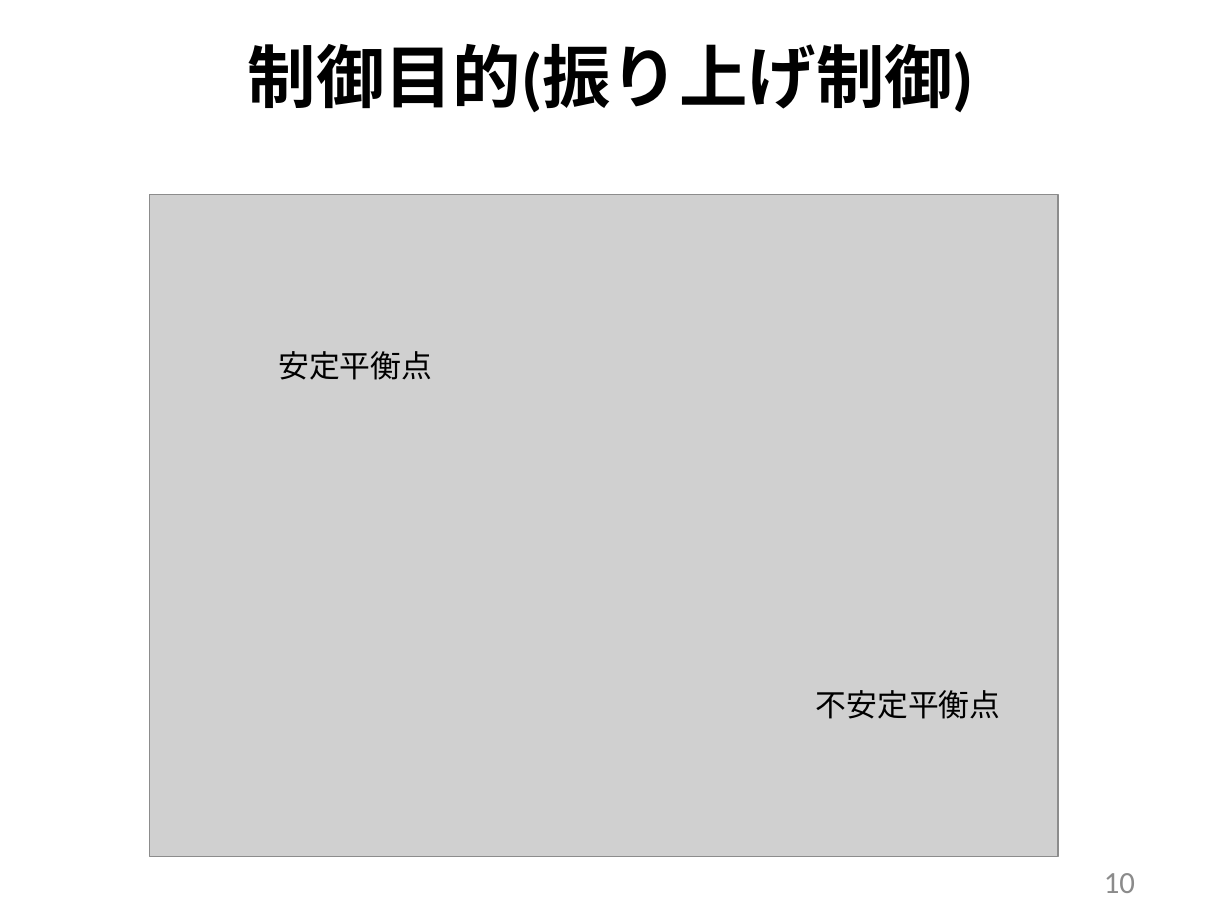
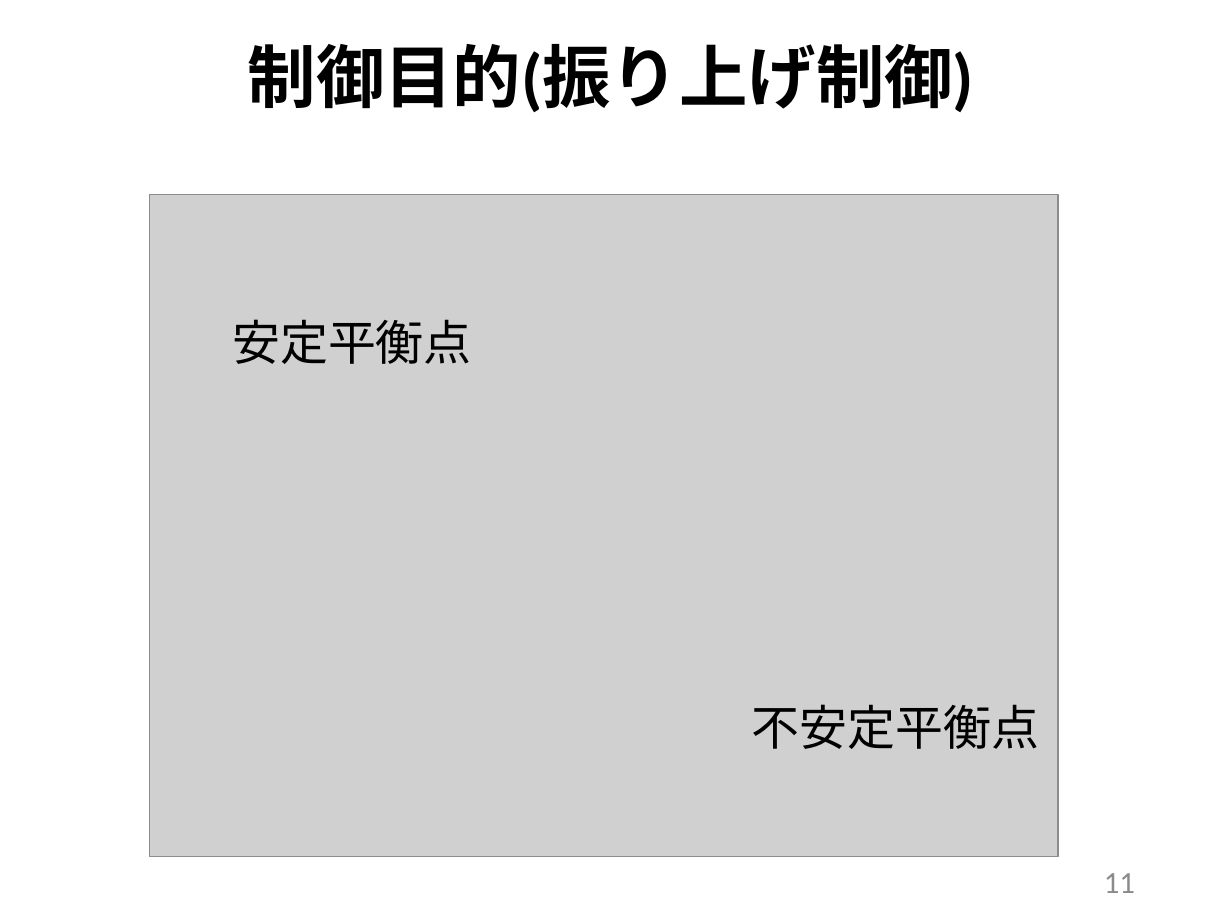
Before and after one commit to arabian9ts/Pendulum, a slide deck: slide 11 of presentation/pendulum_theory.pptx (slide 10 before the commit). Drawn at 1232x924 pixels with LibreOffice and Linux fonts; fonts in the diff are those of the drawing; grey boxes stand for pictures. Boxes give left, top, right and bottom in pixels: in the first picture for what was removed or moved away, otherwise in the second. Text is boxed around its words. In the diff, an @@ line names an element or a change of style, - is before the commit and + after.

```diff
--- a/presentation/pendulum_theory.pptx
+++ b/presentation/pendulum_theory.pptx
@@ text "安定平衡点": place and size @@
-text "安定平衡点" at box(278, 351, 432, 380)
+text "安定平衡点" at box(232, 319, 471, 364)
@@ text "安定平衡点" at box(232, 319, 471, 364): size 18 to 28 pt @@
@@ text "不安定平衡点" at box(752, 704, 1039, 749): size 18 to 28 pt @@
@@ text "不安定平衡点": place and size @@
-text "不安定平衡点" at box(816, 690, 1001, 719)
+text "不安定平衡点" at box(752, 704, 1039, 749)
@@ page number at box(1104, 873, 1135, 893): text changed @@
-10
+11
```
Also in this commit, not shown: 16 other slides changed, 2 slides added, 1 slide removed.
